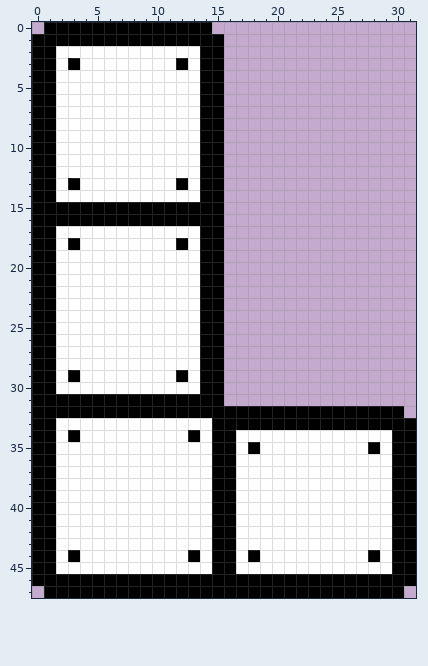
One commit to this pixel-art sprite: source/sprites/Lblock.png. Above: the version before the commit.
The file is 32x48 pixels.
The result:
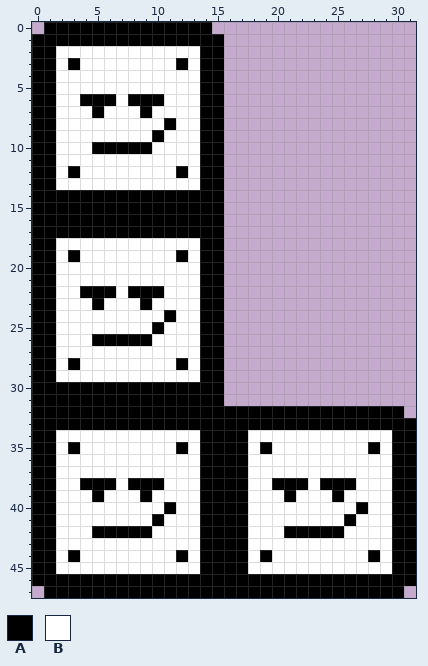
Palette (. is transparent): A #000000  B #ffffff
Changes in this commit:
@@ x 0..31 @@
  5 AABBBBBBBBBBBBAA................
- 6 AABBBBBBBBBBBBAA................
- 7 AABBBBBBBBBBBBAA................
- 8 AABBBBBBBBBBBBAA................
- 9 AABBBBBBBBBBBBAA................
-10 AABBBBBBBBBBBBAA................
+ 6 AABBAAABAAABBBAA................
+ 7 AABBBABBBABBBBAA................
+ 8 AABBBBBBBBBABBAA................
+ 9 AABBBBBBBBABBBAA................
+10 AABBBAAAAABBBBAA................
 11 AABBBBBBBBBBBBAA................
-12 AABBBBBBBBBBBBAA................
-13 AABABBBBBBBBABAA................
-14 AABBBBBBBBBBBBAA................
+12 AABABBBBBBBBABAA................
+13 AABBBBBBBBBBBBAA................
+14 AAAAAAAAAAAAAAAA................
 15 AAAAAAAAAAAAAAAA................
 16 AAAAAAAAAAAAAAAA................
-17 AABBBBBBBBBBBBAA................
-18 AABABBBBBBBBABAA................
-19 AABBBBBBBBBBBBAA................
+17 AAAAAAAAAAAAAAAA................
+18 AABBBBBBBBBBBBAA................
+19 AABABBBBBBBBABAA................
 20 AABBBBBBBBBBBBAA................
 21 AABBBBBBBBBBBBAA................
-22 AABBBBBBBBBBBBAA................
-23 AABBBBBBBBBBBBAA................
-24 AABBBBBBBBBBBBAA................
-25 AABBBBBBBBBBBBAA................
-26 AABBBBBBBBBBBBAA................
+22 AABBAAABAAABBBAA................
+23 AABBBABBBABBBBAA................
+24 AABBBBBBBBBABBAA................
+25 AABBBBBBBBABBBAA................
+26 AABBBAAAAABBBBAA................
 27 AABBBBBBBBBBBBAA................
-28 AABBBBBBBBBBBBAA................
-29 AABABBBBBBBBABAA................
-30 AABBBBBBBBBBBBAA................
+28 AABABBBBBBBBABAA................
+29 AABBBBBBBBBBBBAA................
+30 AAAAAAAAAAAAAAAA................
 31 AAAAAAAAAAAAAAAA................
 32 AAAAAAAAAAAAAAAAAAAAAAAAAAAAAAA.
-33 AABBBBBBBBBBBBBAAAAAAAAAAAAAAAAA
-34 AABABBBBBBBBBABAABBBBBBBBBBBBBAA
-35 AABBBBBBBBBBBBBAABABBBBBBBBBABAA
-36 AABBBBBBBBBBBBBAABBBBBBBBBBBBBAA
-37 AABBBBBBBBBBBBBAABBBBBBBBBBBBBAA
-38 AABBBBBBBBBBBBBAABBBBBBBBBBBBBAA
-39 AABBBBBBBBBBBBBAABBBBBBBBBBBBBAA
-40 AABBBBBBBBBBBBBAABBBBBBBBBBBBBAA
-41 AABBBBBBBBBBBBBAABBBBBBBBBBBBBAA
-42 AABBBBBBBBBBBBBAABBBBBBBBBBBBBAA
-43 AABBBBBBBBBBBBBAABBBBBBBBBBBBBAA
-44 AABABBBBBBBBBABAABABBBBBBBBBABAA
-45 AABBBBBBBBBBBBBAABBBBBBBBBBBBBAA
+33 AAAAAAAAAAAAAAAAAAAAAAAAAAAAAAAA
+34 AABBBBBBBBBBBBAAAABBBBBBBBBBBBAA
+35 AABABBBBBBBBABAAAABABBBBBBBBABAA
+36 AABBBBBBBBBBBBAAAABBBBBBBBBBBBAA
+37 AABBBBBBBBBBBBAAAABBBBBBBBBBBBAA
+38 AABBAAABAAABBBAAAABBAAABAAABBBAA
+39 AABBBABBBABBBBAAAABBBABBBABBBBAA
+40 AABBBBBBBBBABBAAAABBBBBBBBBABBAA
+41 AABBBBBBBBABBBAAAABBBBBBBBABBBAA
+42 AABBBAAAAABBBBAAAABBBAAAAABBBBAA
+43 AABBBBBBBBBBBBAAAABBBBBBBBBBBBAA
+44 AABABBBBBBBBABAAAABABBBBBBBBABAA
+45 AABBBBBBBBBBBBAAAABBBBBBBBBBBBAA
 46 AAAAAAAAAAAAAAAAAAAAAAAAAAAAAAAA
Pixel boxes of the changes (left, top, right, bottom) in both pictures:
changed: (56, 94, 368, 574)
